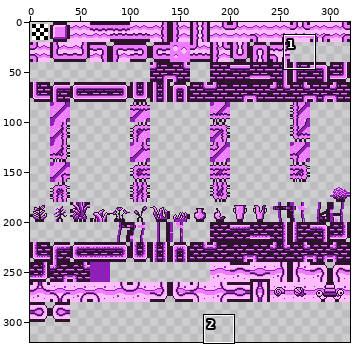
Sprite sheet, stored at PaletteSwap/tilesets/tPurple/output_tileset.png. Above: a wide view before the commit, with the close-up outlined.
Close-up. Before the commit:
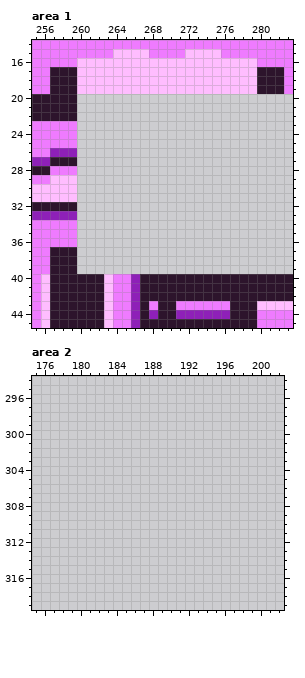
The file is 320x320 pixels. Shown: area 1: x 255..283, y 14..45; area 2: x 175..202, y 294..319.
The same view after the edit:
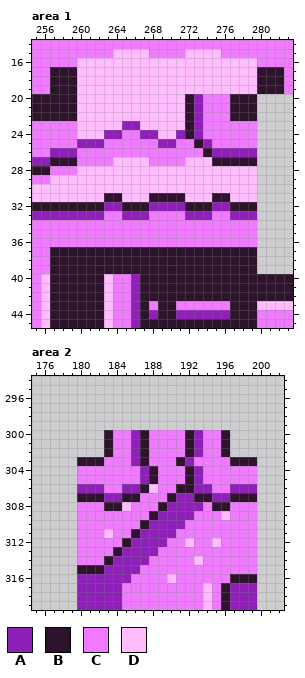
Palette (. is transparent): A #8e20b8  B #2d142c  C #ef7bff  D #ffbdff
The edit:
Changed rows in their new state; - is an unchanged pixel.
Area 1:
first column x 260:
20 DDDDDDDDDDDDBACCCBBB
21 DDDDDDDDDDDDBACCCBBB
22 DDDDDDDDDDDDBACCCBBB
23 DDDDDAADDDDDBACCCCCC
24 DDDAACCAADDABACCCCCC
25 AAACCCCCCAACCBACCCCC
26 CCCCCCCCCCCCCCBAAAAA
27 CCCCDDDDCCCCDDDBBBBB
28 DDDDDDDDDDDDDDDDDDDD
29 DDDDDDDDDDDDDDDDDDDD
30 DDDDDDDDDDDDDDDDDDDD
31 DDDBBDDDBBBBDDDBBDDD
32 BBBAABBBAAAABBBAABBB
33 AAACCAAACCCCAAACCAAA
34 CCCCCCCCCCCCCCCCCCCC
35 CCCCCCCCCCCCCCCCCCCC
36 CCCCCCCCCCCCCCCCCCCC
37 BBBBBBBBBBBBBBBBBBBB
38 BBBBBBBBBBBBBBBBBBBB
39 BBBBBBBBBBBBBBBBBBBB
Area 2:
first column x 180:
300 ---BCCABCCCCBACCB---
301 ---BCCABCCCCBACCB---
302 ---BCCABCCCCBACCB---
303 BBBCCCABCCCBACCCCBBB
304 CCCCCCCABCCCBACCCCCC
305 CCCCCCCABCCCBACCCCCC
306 AAACCAABDCCBBAACCAAA
307 BBBAABBCCCBAABBAABBB
308 CCCBBDCCCBAAAACBBCCC
309 CCCCCCCCBAAAACCCDCCC
310 CCCCCCCBAAAACCCCCCCC
311 CCCDCCBAAAACCCCCCCCC
312 CCCCCBAAAACCDCCDCCCC
313 CCCCBAAAACCCCCCCCCCC
314 CCCBAAAACCCCCDCCCCCC
315 BBBAAAACCCCCCCCCCCCC
316 AAAAAACCCCDCCCCCCBBB
317 AAAAACCCCCCCCCDCBAAA
318 AAAAACCCCCCCCCDCBAAA
319 AAAAACCCCCCCCCDCBAAA
Boxes around the changes in both close-ups, in picture pixels (x1, y1, x2, y2):
added: (77, 94, 257, 274)
added: (77, 430, 257, 610)
